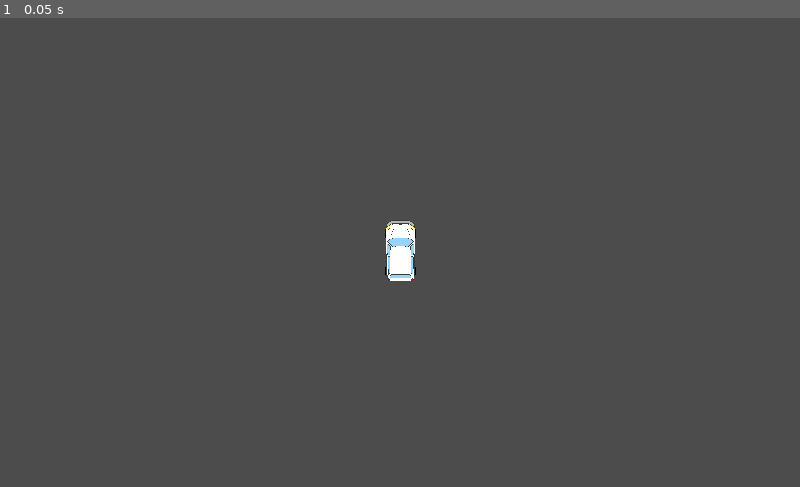
Above: before the commit, frame 1.
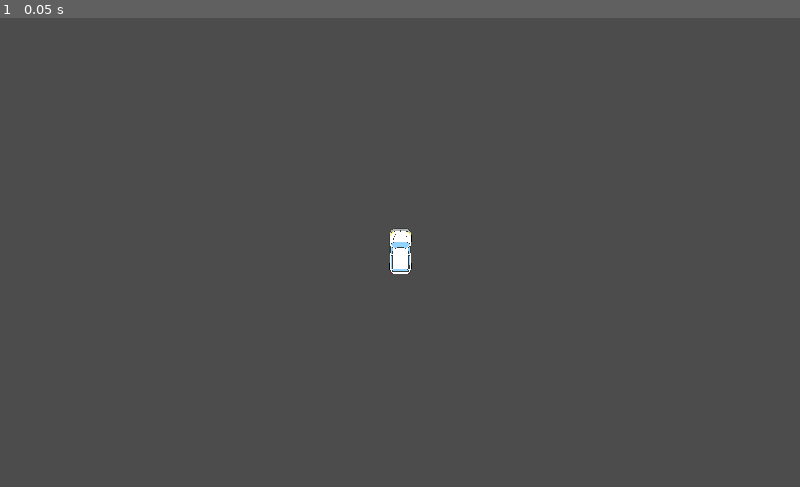
Above: after the commit, the same moment.

Repository: pastra98/DriveMeInsane
Game: Godot game, scene res://player/Player.tscn
Same seed, same stepped clock (60 frames per second), same inputs: the game is played once before the commit and once after it. This scene is started directly instead of the project's main scene. Sound files missing from this copy of the repository are replaced by a short silence.
Inputs:
- Up to frame 1 (0.05 s): no input

The runs differ from the first frame. In frame 1, 0.3% of the frame differs, in the area x 48-52%, y 43-57%.
Error in both runs: Invalid get index 'unlocked_passengers' (on base: 'null instance'). (res://gui/gui_manager.gd:4)

Commit message:
zoom out a bit

Diff:
--- a/src/player/Player.tscn
+++ b/src/player/Player.tscn
@@ -92,7 +92,7 @@
 [node name="Camera2D" type="Camera2D" parent="Car"]
 rotation = -1.5708
 current = true
-zoom = Vector2( 1.5, 1.5 )
+zoom = Vector2( 2, 2 )
 
 [node name="Sprite" type="Sprite" parent="Car"]
 position = Vector2( 9, 0 )
